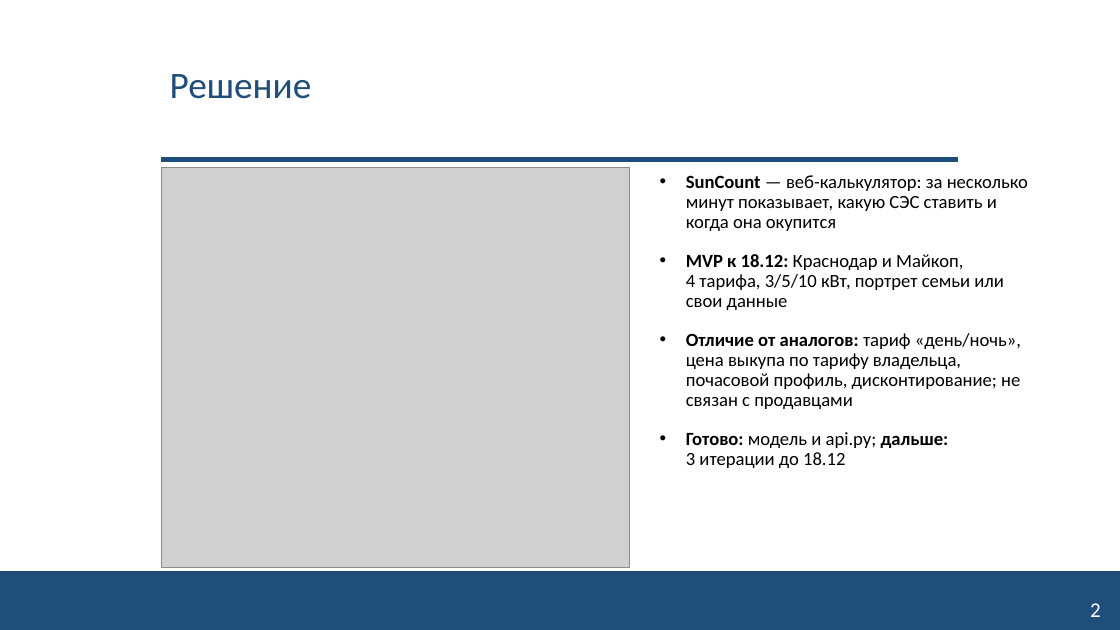
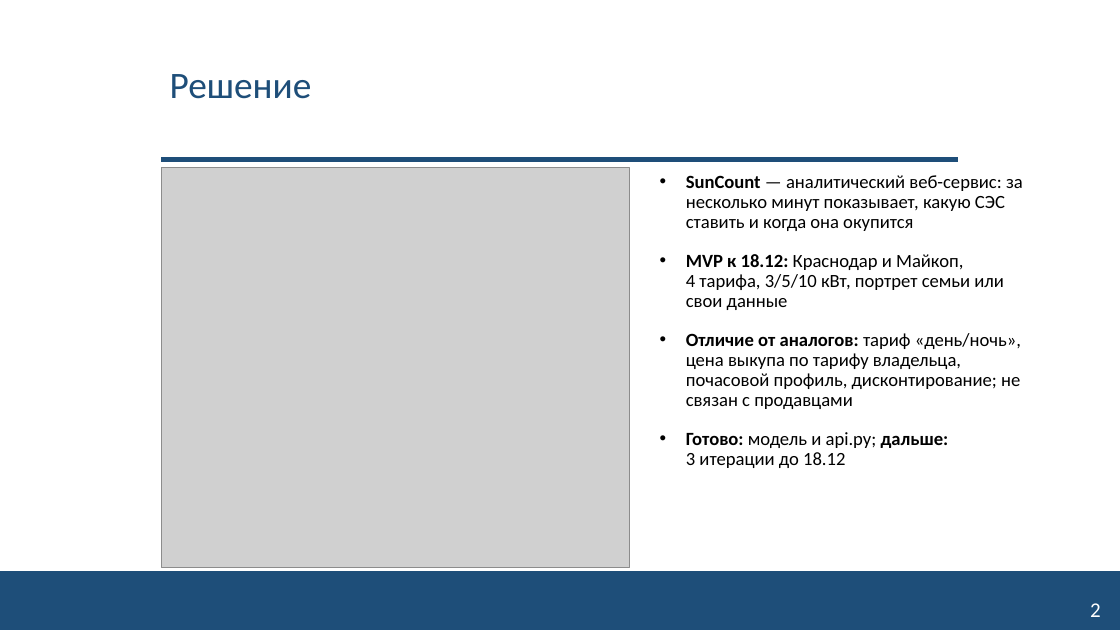
Before and after one commit to NeK0ban/SunCount, a slide deck: slide 2 of reports/SunCount_reshenie.pptx. Drawn at 1120x630 pixels with LibreOffice and Linux fonts; fonts in the diff are those of the drawing; grey boxes stand for pictures; background and template pictures are left out. Boxes give left, top, right and bottom in pixels: in the first picture for what was removed or moved away, otherwise in the second. Text is boxed around its words. In the diff, an @@ line names an element or a change of style, - is before the commit and + after.

```diff
--- a/reports/SunCount_reshenie.pptx
+++ b/reports/SunCount_reshenie.pptx
@@ text at box(686, 175, 1023, 231): text changed @@
-• SunCount — веб-калькулятор: за несколько минут показывает, какую СЭС ставить и когда она окупится
+• SunCount — аналитический веб-сервис: за несколько минут показывает, какую СЭС ставить и когда она окупится
```
Also in this commit, not shown: 5 other files.
